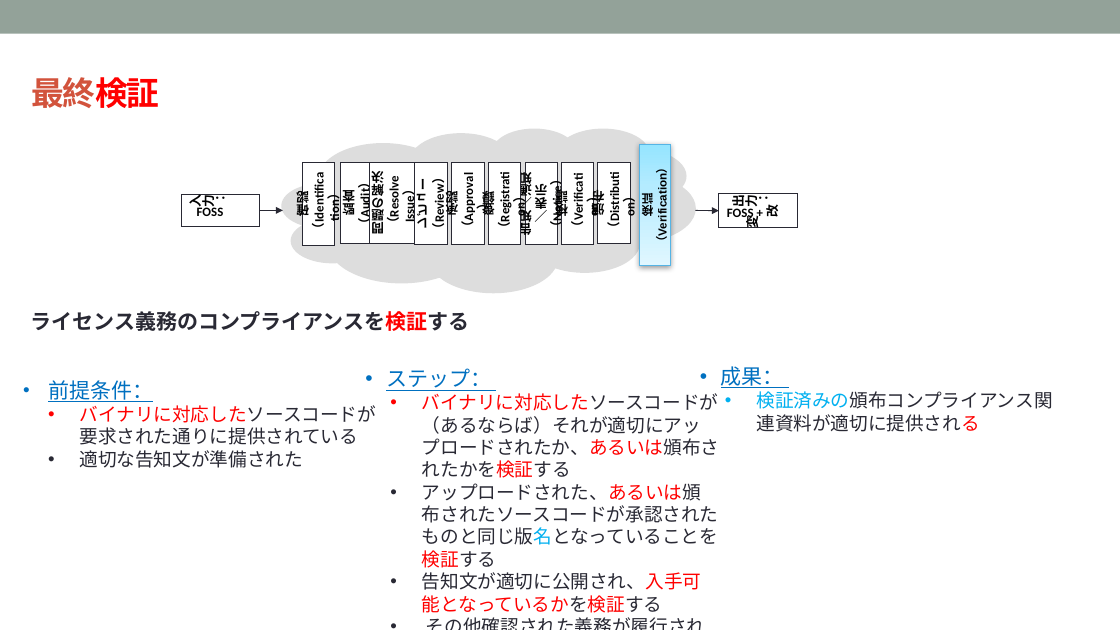
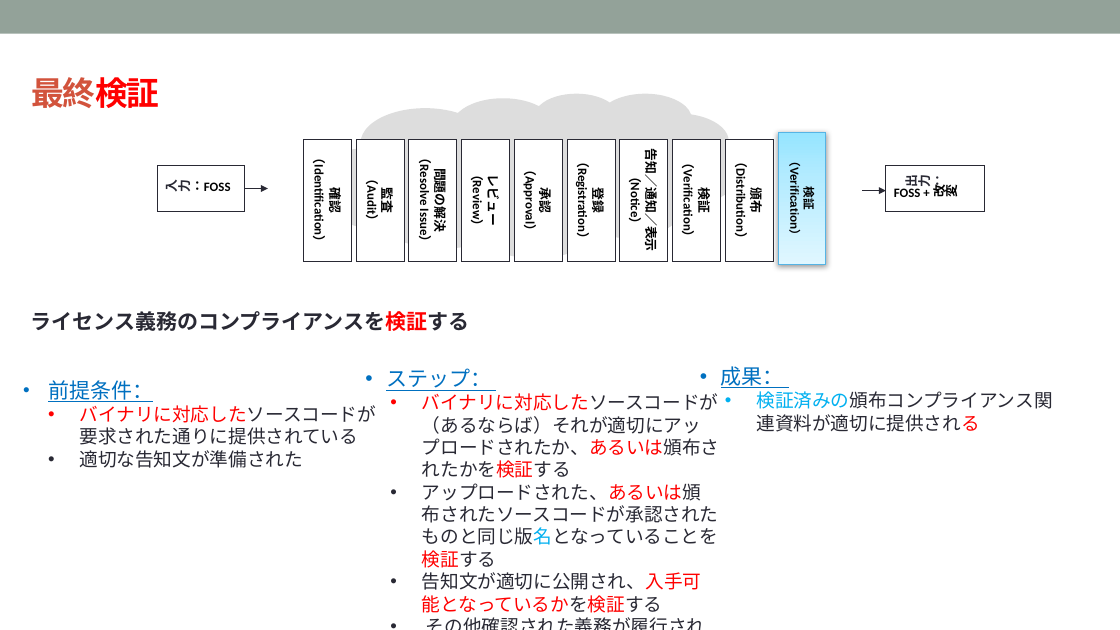
Before and after one commit to OpenChain-Project/Curriculum-Translation-JP, a slide deck: slide 64 of RC/openchain-curriculum-release-2-jp_rc1.0.pptx (slide 65 before the commit). Drawn at 1120x630 pixels with LibreOffice and Linux fonts; fonts in the diff are those of the drawing; background and template pictures are left out. Boxes give left, top, right and bottom in pixels: in the first picture for what was removed or moved away, otherwise in the second. Text is boxed around its words. In the diff, an @@ line names an element or a change of style, - is before the commit and + after.

```diff
--- a/RC/openchain-curriculum-release-2-jp_rc1.0.pptx
+++ b/RC/openchain-curriculum-release-2-jp_rc1.0.pptx
@@ thought cloud: place and size @@
-thought cloud at (281, 128, 696, 292)
+thought cloud at (323, 93, 738, 258)
@@ thought cloud at (323, 93, 738, 258): proportions changed @@
@@ rectangle "確認": place and size @@
-rectangle "確認" at (302, 163, 335, 245)
+rectangle "確認" at (303, 139, 351, 262)
@@ rectangle "監査": place and size @@
-rectangle "監査" at (341, 162, 374, 244)
+rectangle "監査" at (356, 139, 404, 262)
@@ rectangle "問題の解決": place and size @@
-rectangle "問題の解決" at (370, 162, 418, 244)
+rectangle "問題の解決" at (409, 139, 457, 262)
@@ rectangle "レビュー": place and size @@
-rectangle "レビュー" at (415, 163, 448, 245)
+rectangle "レビュー" at (461, 139, 509, 262)
@@ rectangle "承認": place and size @@
-rectangle "承認" at (452, 163, 485, 245)
+rectangle "承認" at (514, 139, 562, 262)
@@ rectangle "登録": place and size @@
-rectangle "登録" at (488, 163, 521, 245)
+rectangle "登録" at (567, 139, 615, 262)
@@ rectangle "告知／通知／表示（Notice）": place and size @@
-rectangle "告知／通知／表示（Notice）" at (525, 163, 558, 245)
+rectangle "告知／通知／表示（Notice）" at (620, 139, 668, 262)
@@ rectangle "検証": place and size @@
-rectangle "検証" at (639, 145, 670, 266)
+rectangle "検証" at (673, 139, 721, 262)
@@ rectangle "検証" at (673, 139, 721, 262): fill gradient #95E5FF to #B4EBFF to #E0F7FF to #FFFFFF; outline #55B4E5 0.75 pt to #292934 0.75 pt; shadow off @@
@@ rectangle "頒布": place and size @@
-rectangle "頒布" at (598, 162, 631, 244)
+rectangle "頒布" at (725, 139, 773, 262)
@@ rectangle "検証": place and size @@
-rectangle "検証" at (561, 163, 594, 245)
+rectangle "検証" at (778, 132, 826, 264)
@@ rectangle "検証" at (778, 132, 826, 264): fill #FFFFFF to gradient #95E5FF to #B4EBFF to #E0F7FF; outline #292934 0.75 pt to #55B4E5 0.75 pt; shadow on @@
@@ rectangle "入力：FOSS": place and size @@
-rectangle "入力：FOSS" at (181, 195, 260, 227)
+rectangle "入力：FOSS" at (158, 165, 245, 211)
@@ rectangle "入力：FOSS" at (158, 165, 245, 211): vertical alignment top to middle @@
@@ text in rectangle at (311, 161, 345, 240): text changed @@
-確認（Identification）
+確認
+（Identification）
@@ text in rectangle at (416, 159, 451, 240): text changed @@
-問題の解決（Resolve Issue）
+問題の解決
+（Resolve Issue）
@@ text in rectangle at (469, 176, 503, 225): text changed @@
-レビュー（Review）
+レビュー
+（Review）
@@ text in rectangle at (522, 171, 556, 229): text changed @@
-承認（Approval）
+承認
+（Approval）
@@ text in rectangle at (575, 164, 609, 237): text changed @@
-登録（Registration）
+登録
+（Registration）
@@ text in rectangle at (680, 165, 714, 235): text changed; size 10 to 11 pt; font Arial to Calibri @@
-検証（Verification）
+検証
+（Verification）
@@ text in rectangle at (733, 164, 767, 237): text changed @@
-頒布（Distribution）
+頒布
+（Distribution）
@@ text in rectangle at (787, 164, 818, 233): text changed; size 11 to 10 pt; font Calibri to Arial @@
-検証（Verification）
+検証
+（Verification）
@@ rectangle "出力：" at (886, 165, 985, 211): vertical alignment top to middle @@
@@ rectangle "出力：": place and size @@
-rectangle "出力：" at (718, 194, 797, 228)
+rectangle "出力：" at (886, 165, 985, 211)
@@ text in rectangle at (902, 175, 934, 186): text colour #000000 to #292934 in "出力：" @@
@@ text in rectangle at (162, 181, 231, 192): text changed @@
-入力：
-FOSS
+入力：FOSS
@@ arrow moved from (260, 210) - (283, 210) to (245, 188) - (268, 188) @@
@@ line removed from (302, 204) to (302, 204) @@
@@ text in rectangle at (364, 180, 398, 219): text changed @@
-監査（Audit）
+監査
+（Audit）
@@ arrow moved from (696, 210) - (719, 211) to (863, 191) - (886, 191) @@
```
Also in this commit, not shown: 9 other slides changed, 1 slide removed, 1 other file.
